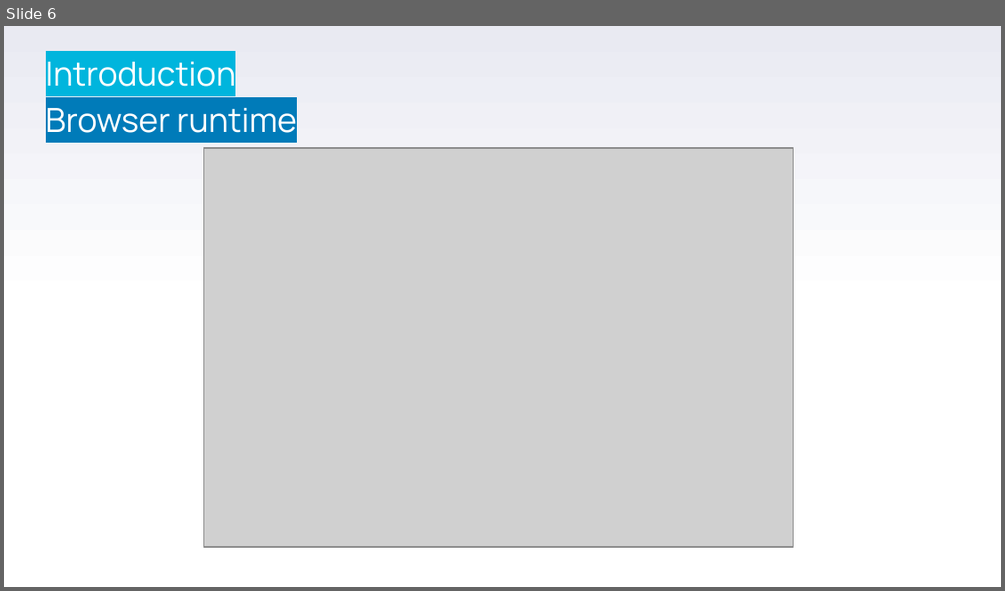
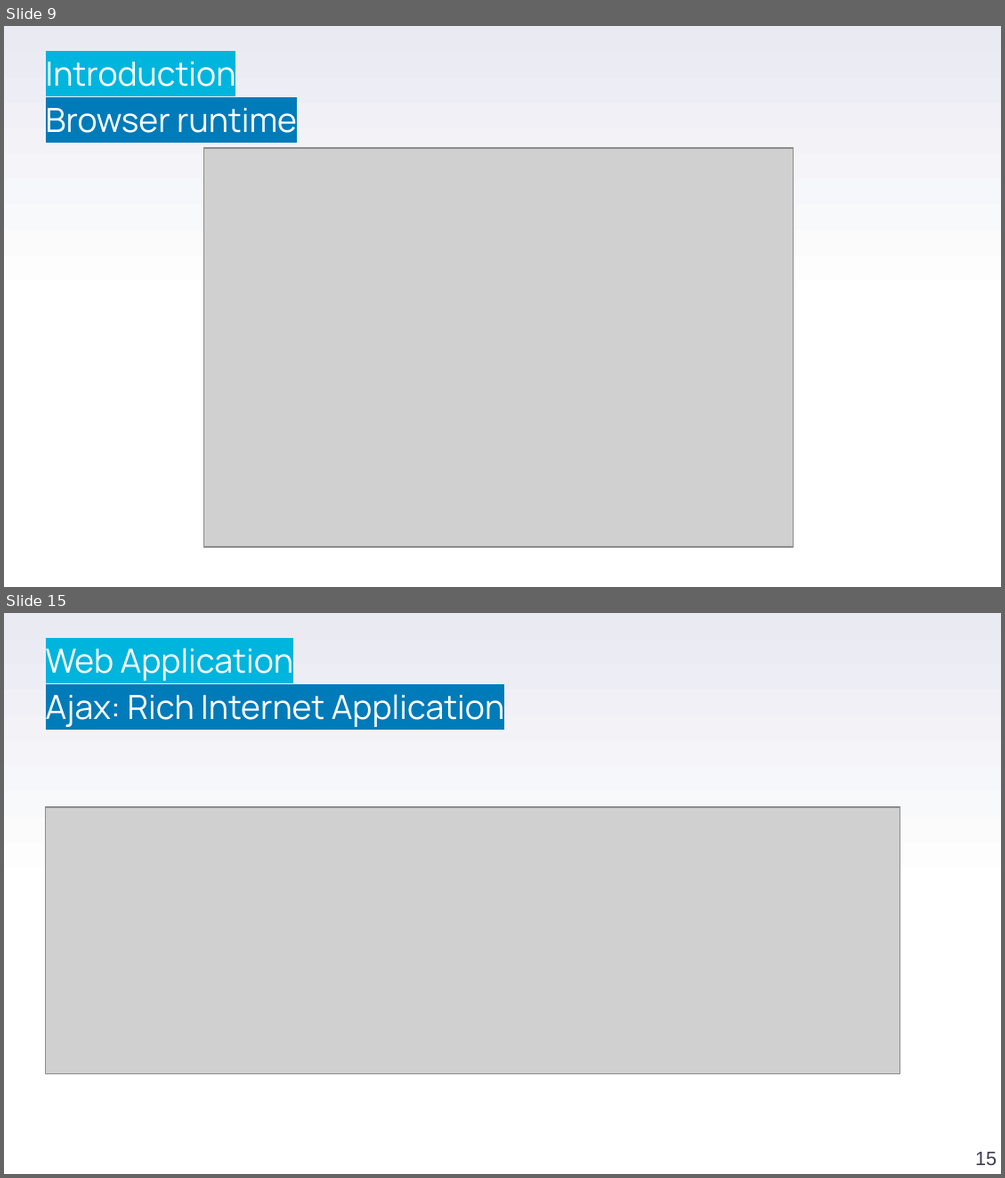
Before and after one commit to stefanofiorenza/KNITS, a slide deck: Programs/Trainings/01-FE/BasicJS/KNITS-Javascript.pptx. Shown one above the other, each under a label of ours: slide 6 before the commit, slides 9 and 15 after it; the slides between them are not shown. The pictures are 1005x591 and 1005x1178 pixels, drawn with LibreOffice and Linux fonts; fonts in the diff are those of the drawing; grey boxes stand for pictures; background and template pictures are left out. Boxes give left, top, right and bottom in pixels: in the first picture for what was removed or moved away, otherwise in the second. Text is boxed around its words. In the diff, an @@ line names an element or a change of style, - is before the commit and + after.

```diff
--- a/Programs/Trainings/01-FE/BasicJS/KNITS-Javascript.pptx
+++ b/Programs/Trainings/01-FE/BasicJS/KNITS-Javascript.pptx
@@ slide 15 added at (4, 613, 1001, 1174), background gradient #FFFFFF to #E9EAF2 @@
@@ text added at (46, 648, 504, 727), 24 pt, text #FFFFFF @@
+Web Application
+Ajax: Rich Internet Application
@@ picture added at (46, 807, 900, 1075) @@
@@ page number added at (975, 1151, 996, 1165), 14 pt, text #3A3F50 @@
+15
@@ what was slide 6 is now slide 9 @@
```
Also in this commit, not shown: 8 slides changed, 15 other slides added, 16 slides removed, 2 other files.
